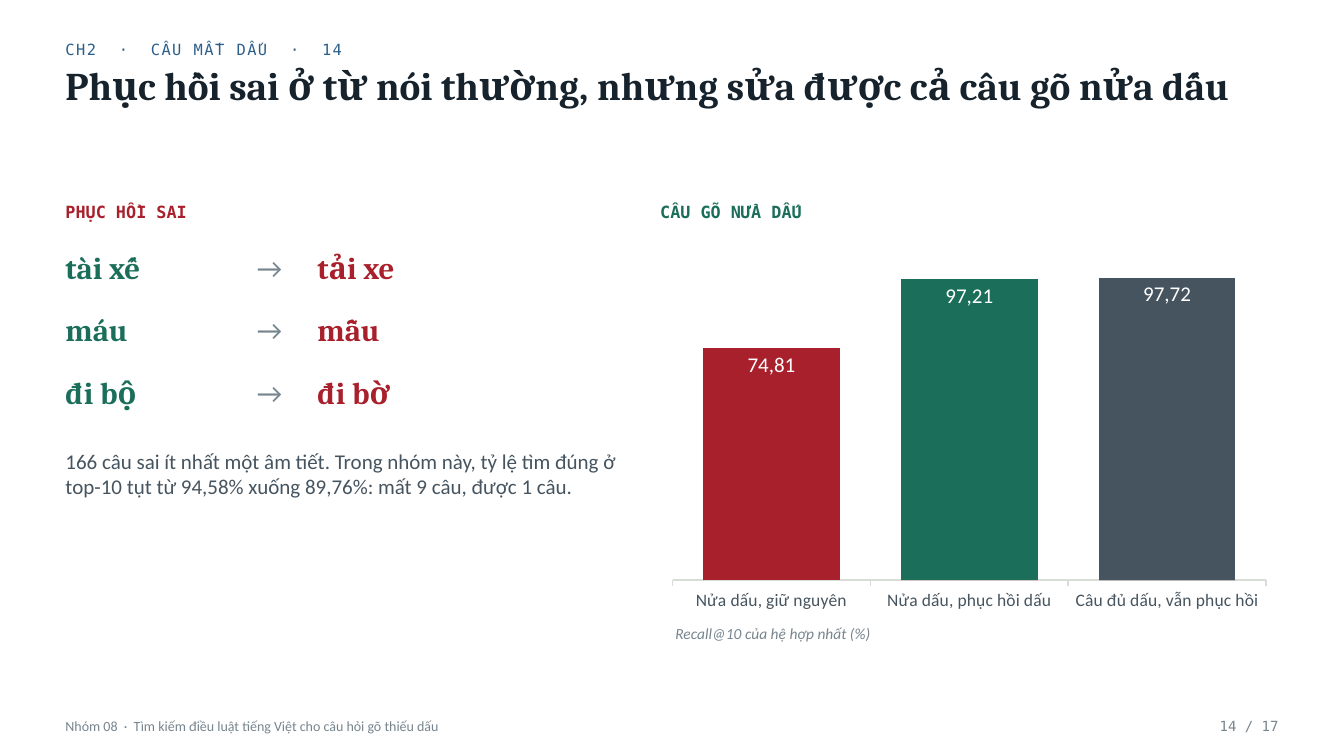
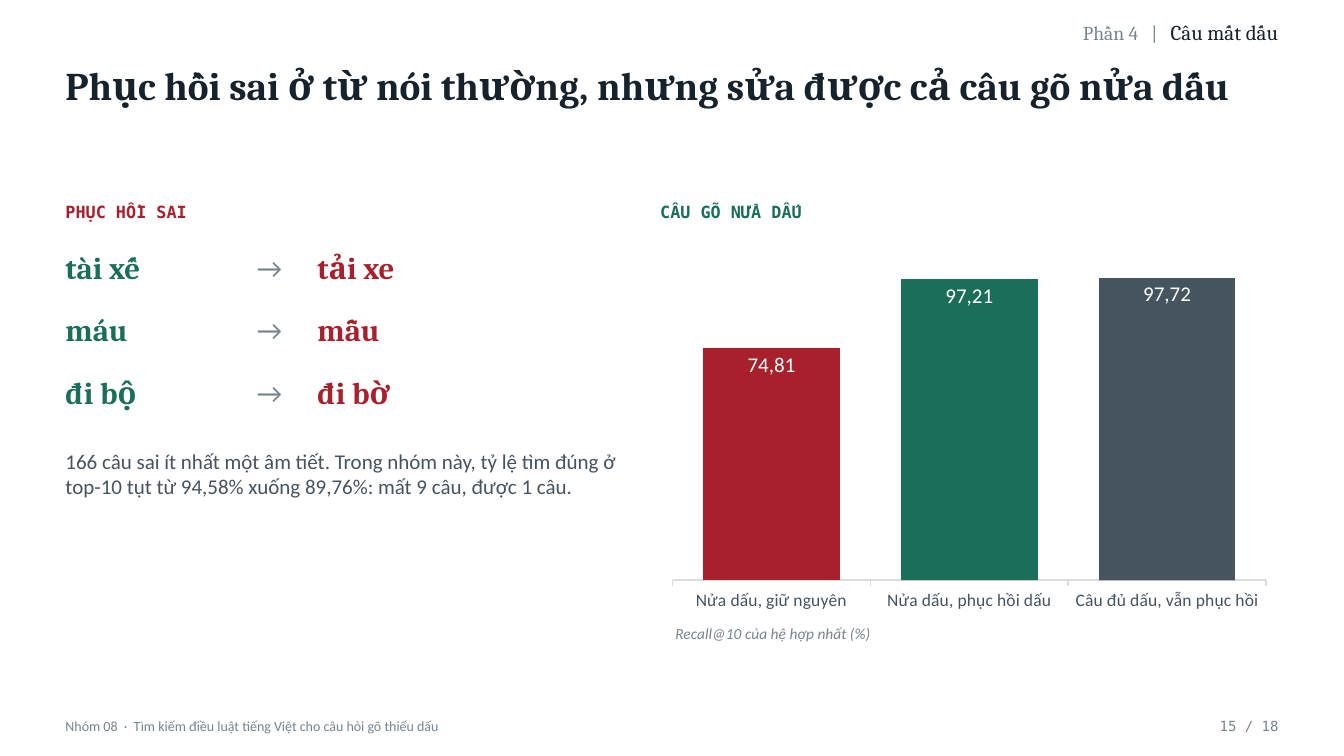
Before and after one commit to Messiac24/vietnamese-legal-retrieval-khong-dau, a slide deck: slide 15 of docs/slides/Nhom08_XLNNTN_BaoCao.pptx (slide 14 before the commit). Drawn at 1344x756 pixels with LibreOffice and Linux fonts; fonts in the diff are those of the drawing. Boxes give left, top, right and bottom in pixels: in the first picture for what was removed or moved away, otherwise in the second. Text is boxed around its words. In the diff, an @@ line names an element or a change of style, - is before the commit and + after.

```diff
--- a/docs/slides/Nhom08_XLNNTN_BaoCao.pptx
+++ b/docs/slides/Nhom08_XLNNTN_BaoCao.pptx
@@ text at (378, 25, 1203, 608): text changed; size 11 to 15 pt; font DejaVu Sans Mono to Cambria; text colour #2C5F8A to #16222C @@
-CH2 · CÂU MẤT DẤU · 14
+Phần 4 | Câu mất dấu
@@ text at (1220, 720, 1279, 731): text changed @@
-14 / 17
+15 / 18
```
Also in this commit, not shown: 14 other slides changed, 1 slide added.
